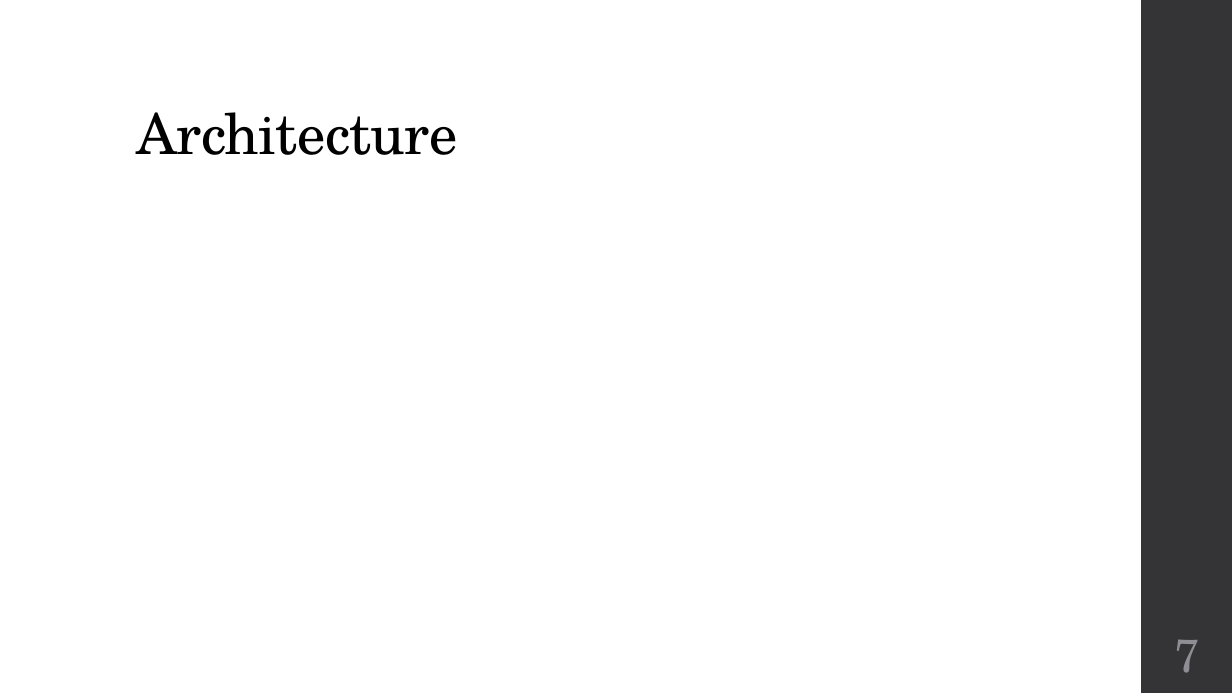
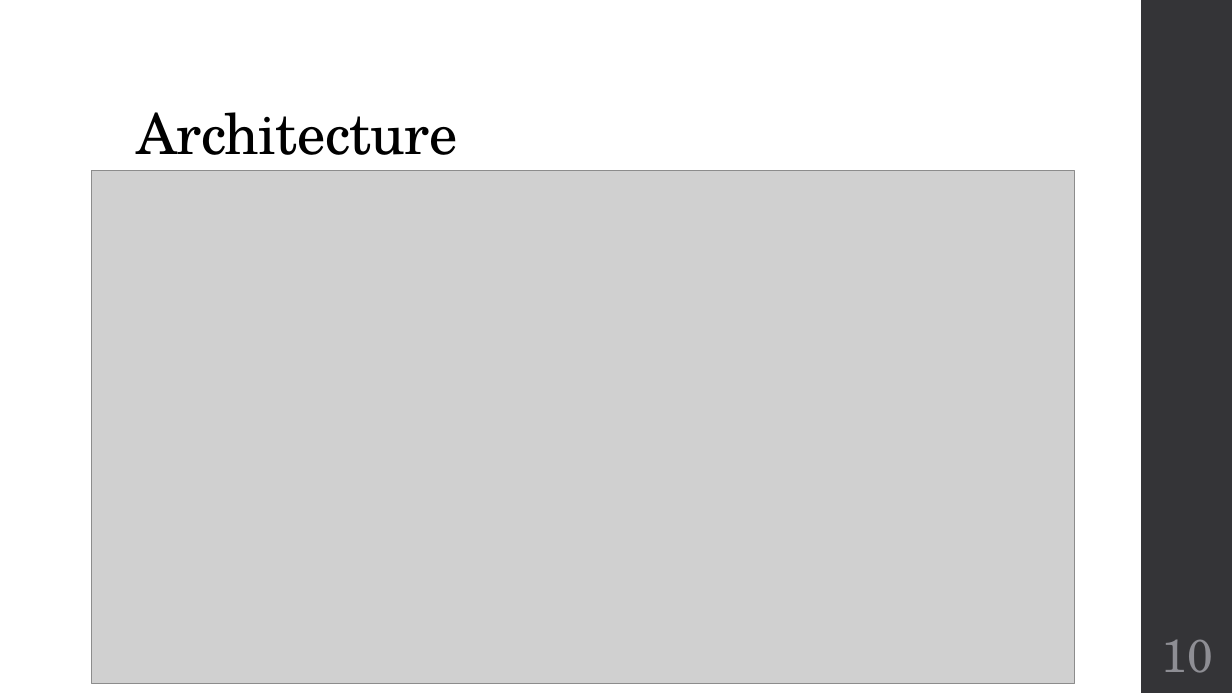
Before and after one commit to fwillemain/ProjetWPF, a slide deck: slide 10 of Livrables/Job Overview.pptx (slide 7 before the commit). Drawn at 1232x693 pixels with LibreOffice and Linux fonts; fonts in the diff are those of the drawing; grey boxes stand for pictures. Boxes give left, top, right and bottom in pixels: in the first picture for what was removed or moved away, otherwise in the second. Text is boxed around its words. In the diff, an @@ line names an element or a change of style, - is before the commit and + after.

```diff
--- a/Livrables/Job Overview.pptx
+++ b/Livrables/Job Overview.pptx
@@ picture added at (91, 171, 1075, 684) @@
@@ page number at (1162, 639, 1213, 673): text changed @@
-7
+10
```
Also in this commit, not shown: 6 other slides changed, 6 slides added, 3 slides removed, 6 other files.
